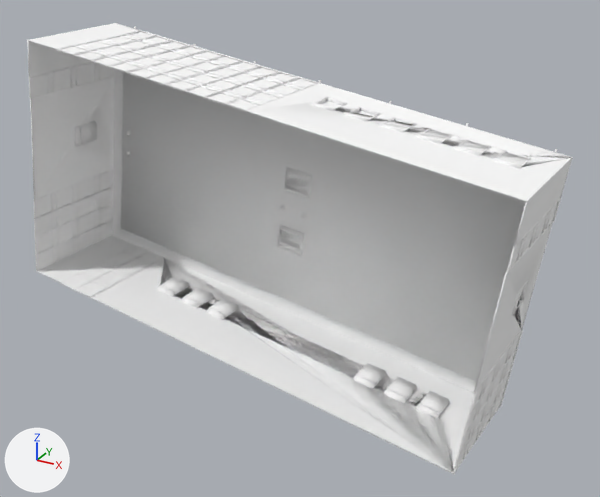
Before and after pictures for a commit that changed the OBJ model Outliers_Removed0/Apartment/D00780.obj.
Camera for both pictures: a camera (50 mm lens) standing at (1.184, -2.184, 0.899) and looking at (0.012, -0.054, -0.166). The lights are fixed; the arrows at lower left show +X, +Y and +Z. Where no turn or scale is listed for an object, it has been applied to the vertices.

The first picture shows 'D00780'.
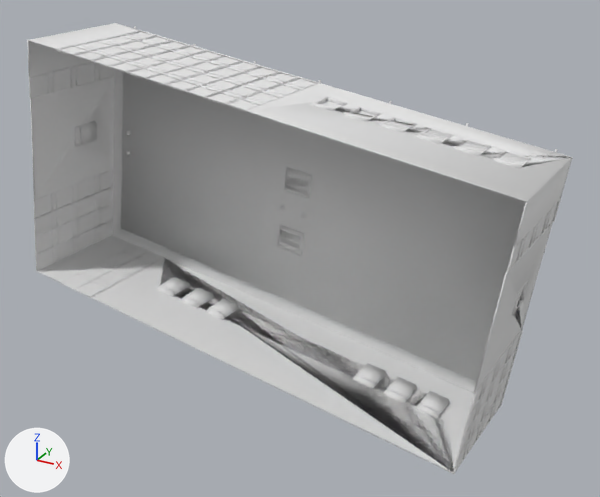
Pixel boxes [x1, y1, x2, y2] of what changed, in the pictures (600 x 497 px):
'D00780', recoloured
    both: [27, 23, 573, 474]
part 1 of me_d00780, deleted
    before: [113, 32, 559, 404]
part 2 of me_d00780, deleted
    before: [31, 23, 114, 49]

The change in detail:
Material 'material_0' (mat_material_0) changes colour from white #ffffff to white #e7e7e7; in linear values from (1.0, 1.0, 1.0) to (0.8, 0.8, 0.8).
me_d00780 is used by ob_d00780; location (0.0, 0.0, 0.0).
me_d00780 had 8240 vertices, 13323 faces and spanned x -0.98..0.79, y -0.33..0.19, z -0.62..0.45.
me_d00780 now has 8221 vertices, 13287 faces and spans x -0.98..0.79, y -0.33..0.19, z -0.62..0.45.
me_d00780 part 1: 12 vertices removed from x -0.84..0.79, y -0.12..0.14, z 0.22..0.45.
me_d00780 part 2: 1 vertex removed from x -0.86, y -0.25, z 0.45.
